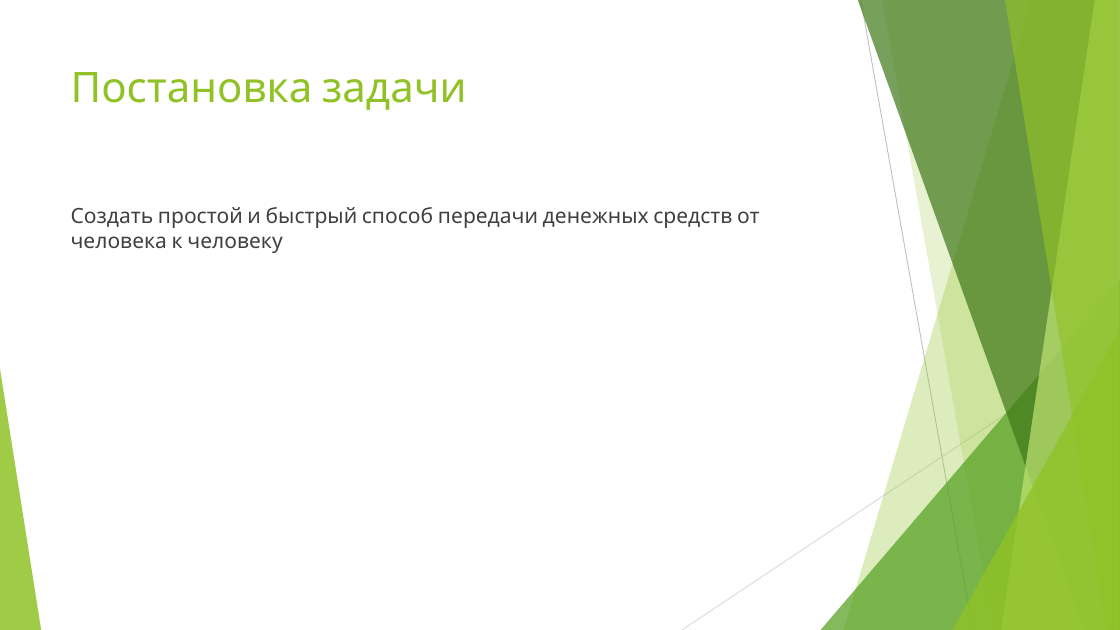
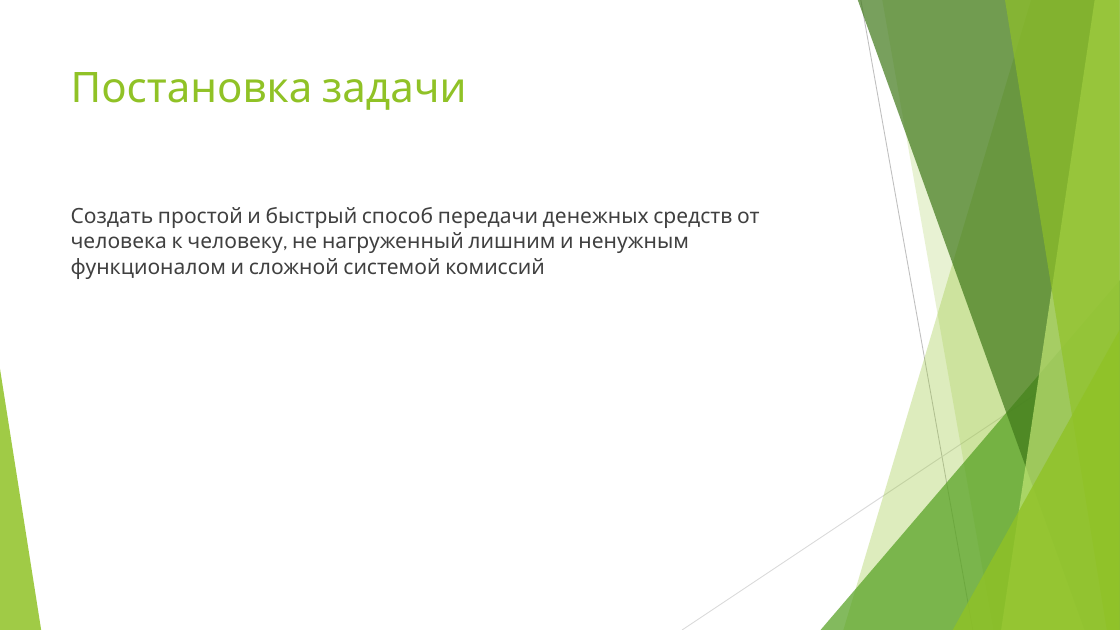
Before and after one commit to TeamNo3/OnlineWallet, a slide deck: slide 2 of Презентация.pptx. Drawn at 1120x630 pixels with LibreOffice and Linux fonts; fonts in the diff are those of the drawing; background and template pictures are left out. Boxes give left, top, right and bottom in pixels: in the first picture for what was removed or moved away, otherwise in the second. Text is boxed around its words. In the diff, an @@ line names an element or a change of style, - is before the commit and + after.

```diff
--- a/Презентация.pptx
+++ b/Презентация.pptx
@@ text at (71,207,759,279): text changed @@
-Создать простой и быстрый способ передачи денежных средств от человека к человеку
+Создать простой и быстрый способ передачи денежных средств от человека к человеку, не нагруженный лишним и ненужным функционалом и сложной системой комиссий
```
Also in this commit, not shown: 4 slides added.
